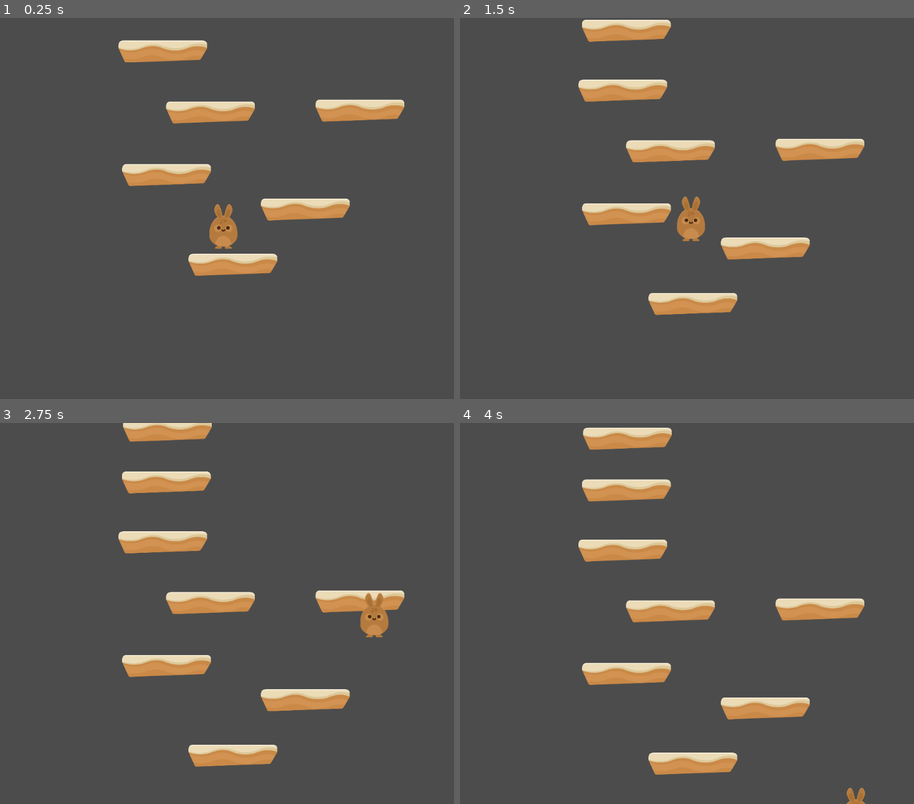
Above: before the commit, frames 1-4 (two rows, left to right).
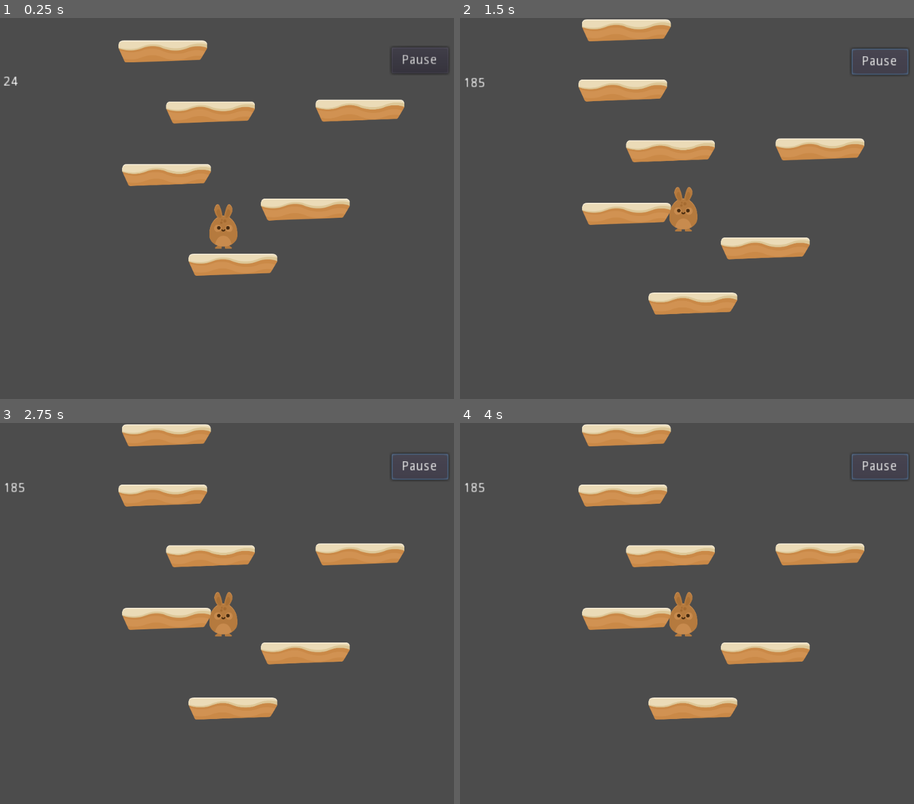
Above: after the commit, the same moments.

Repository: gguzman89/mariojumpi
Game: Godot game, scene res://main.tscn
Same seed, same stepped clock (60 frames per second), same inputs: the game is played once before the commit and once after it.
Inputs (mouse positions are in pixels of both pictures, inside the frame that each line leads up to):
- Up to frame 1 (0.25 s): no input
- Up to frame 2 (1.5 s): click (877, 40) at 0.5 s, where only the run after the commit has a clickable "Pause"; hold Right (ui_right) from 1.28 s (still down); hold End (ui_end) from 1.28 s (still down)
- Up to frame 3 (2.75 s): keep holding Right (ui_right); release End (ui_end) at 2.03 s; tap End (ui_end) at 2.1 s
- Up to frame 4 (4 s): release Right (ui_right) at 2.78 s; hold Left (ui_left) 2.78-3.53 s; hold End (ui_end) 2.78-3.53 s; hold Right (ui_right) from 3.53 s (still down); tap End (ui_end) at 3.6 s

The runs differ from the first frame. In frame 1, 0.2% of the frame differs, in the area x 0-98%, y 9-18%; in frame 2, 1.2%; in frame 3, 14%, in the area x 1-99%, y 0-91%; in frame 4, 12%.

Commit message:
score display

Diff:
--- a/Camera2D.gd
+++ b/Camera2D.gd
@@ -1,11 +1,16 @@
 extends Camera2D
 
+
 var player
-
+var score
 # Called when the node enters the scene tree for the first time.
 #func _ready():
 	#set_process(true)
 
 func _process(delta):
 	global_position.y = min(global_position.y, player.global_position.y)
-	print(abs(int(global_position.y)))
+	score = abs(int(global_position.y))
+
+func _input(event):
+	if event.is_action_pressed("ui_end"):
+		get_tree().paused = true
--- a/main.gd
+++ b/main.gd
@@ -2,12 +2,13 @@
 
 onready var plataform = preload("res://Level/plataforma.tscn")
 onready var plataform_container = get_node("plataform_container")
+onready var score = get_node("Camera2D/HUD/score_lbl")
 
 onready var p0 = get_node("StaticBody2D")
 onready var p10 = get_node("StaticBody2D10")
 
 var pos = Vector2.ZERO
-
+var elevation
 # Called when the node enters the scene tree for the first time.
 func _ready():
 	randomize()
@@ -19,6 +20,9 @@
 func _process(delta):
 	if plataform_container.get_child_count() <= 5:
 		spawn_plataform(3)
+
+	elevation = $Camera2D.score
+	score.set_text(str(elevation))
 
 func spawn_plataform(num):
 	for i in range(num):
--- a/main.tscn
+++ b/main.tscn
@@ -53,6 +53,31 @@
 smoothing_enabled = true
 script = ExtResource( 4 )
 
+[node name="HUD" type="Control" parent="Camera2D"]
+anchor_right = 1.0
+anchor_bottom = 1.0
+__meta__ = {
+"_edit_lock_": true
+}
+
+[node name="score_lbl" type="Label" parent="Camera2D/HUD"]
+margin_left = -950.239
+margin_top = -562.32
+margin_right = -867.239
+margin_bottom = -539.32
+rect_scale = Vector2( 4, 4 )
+text = "Score: "
+
+[node name="Button" type="Button" parent="Camera2D/HUD"]
+anchor_right = 1.0
+anchor_bottom = 1.0
+margin_left = 712.567
+margin_top = -682.849
+margin_right = 773.567
+margin_bottom = -654.849
+rect_scale = Vector2( 4, 4 )
+text = "Pause"
+
 [node name="ParallaxBackground" type="ParallaxBackground" parent="."]
 editor/display_folded = true
 scroll_ignore_camera_zoom = true
